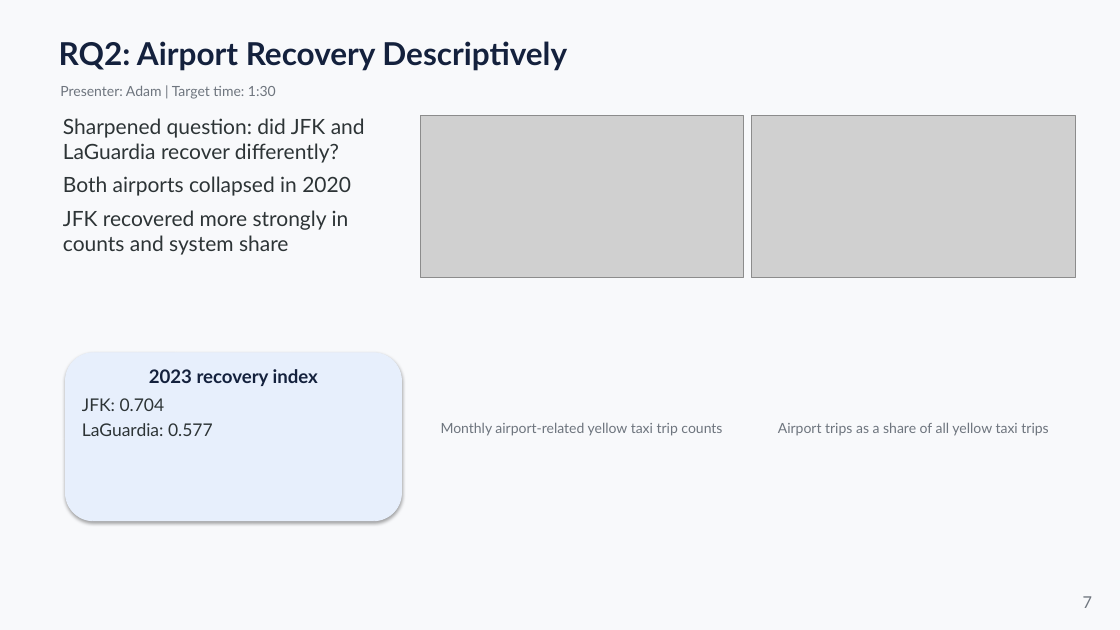
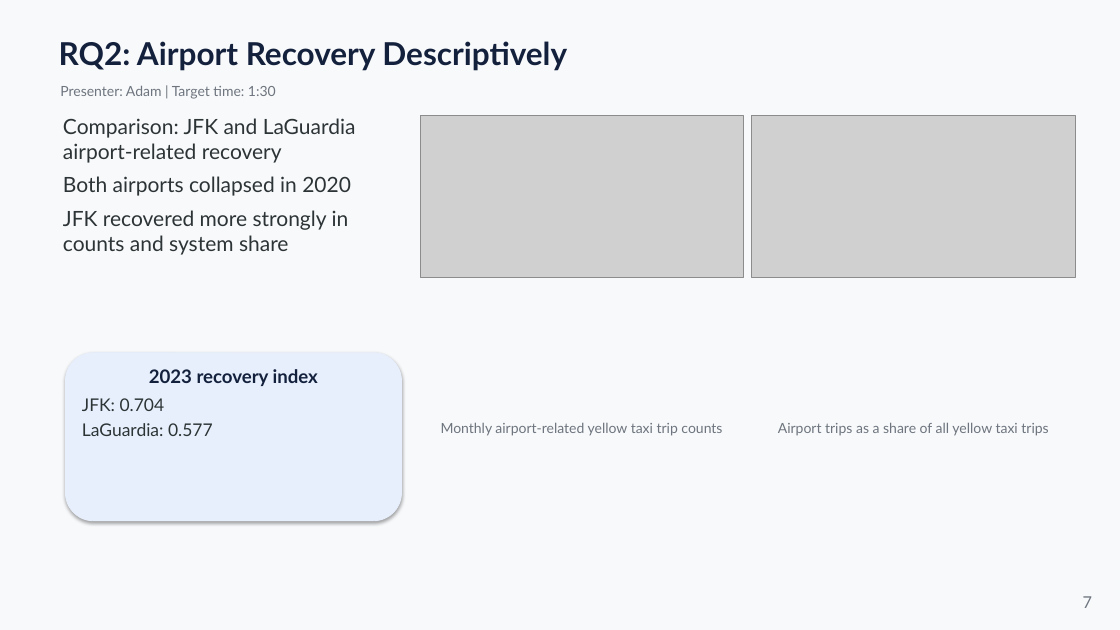
Before and after one commit to adam-neto/NYC-Taxi-and-COVID-19, a slide deck: slide 7 of final/final_presentation/group10_final_presentation_first_draft.pptx. Drawn at 1120x630 pixels with LibreOffice and Linux fonts; fonts in the diff are those of the drawing; grey boxes stand for pictures. Boxes give left, top, right and bottom in pixels: in the first picture for what was removed or moved away, otherwise in the second. Text is boxed around its words. In the diff, an @@ line names an element or a change of style, - is before the commit and + after.

```diff
--- a/final/final_presentation/group10_final_presentation_first_draft.pptx
+++ b/final/final_presentation/group10_final_presentation_first_draft.pptx
@@ text at box(63, 118, 356, 163): text changed @@
-Sharpened question: did JFK and LaGuardia recover differently?
+Comparison: JFK and LaGuardia airport-related recovery
```
Also in this commit, not shown: 4 other slides changed, 3 other files.
